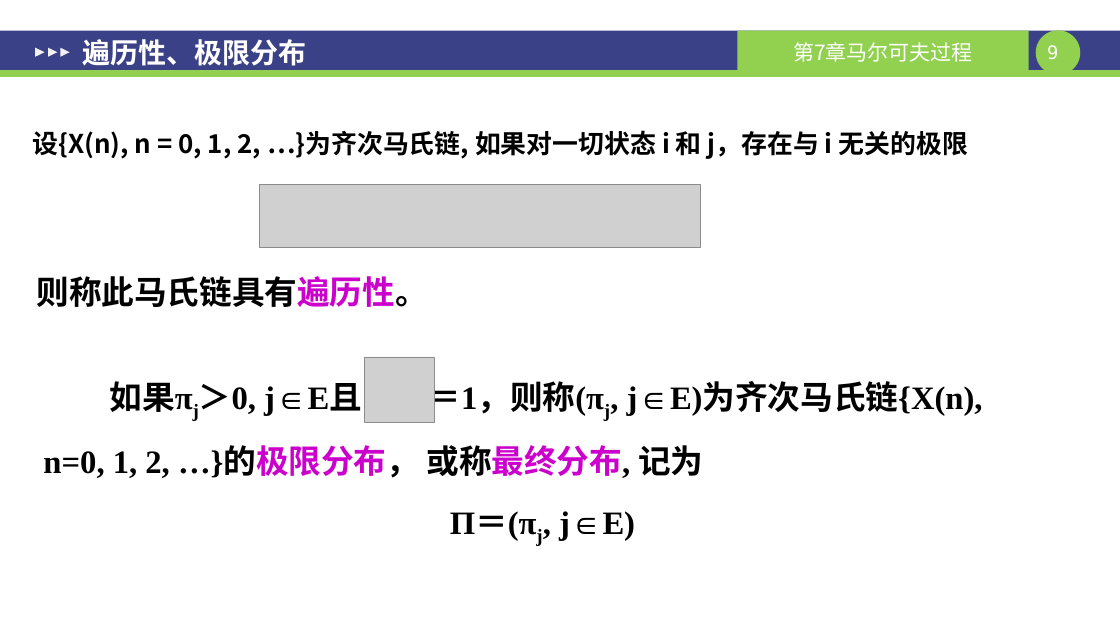
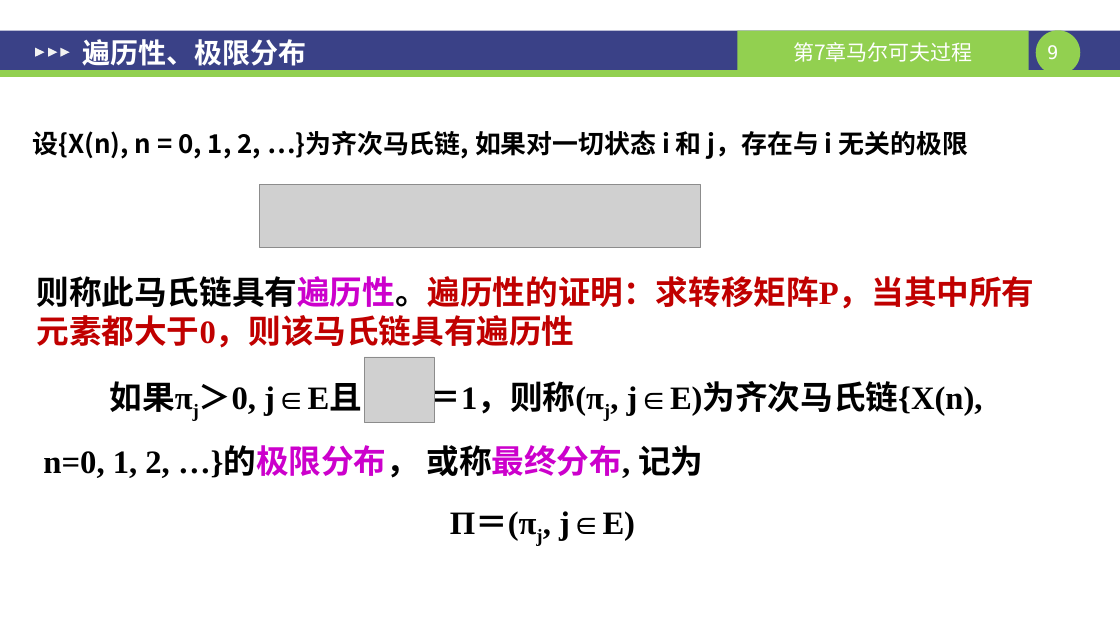
Before and after one commit to sangzige/course_resource, a slide deck: slide 9 of 随机过程/ch08-马尔可夫过程（2）.pptx. Drawn at 1120x630 pixels with LibreOffice and Linux fonts; fonts in the diff are those of the drawing; grey boxes stand for pictures. Boxes give left, top, right and bottom in pixels: in the first picture for what was removed or moved away, otherwise in the second. Text is boxed around its words. In the diff, an @@ line names an element or a change of style, - is before the commit and + after.

```diff
--- a/随机过程/ch08-马尔可夫过程（2）.pptx
+++ b/随机过程/ch08-马尔可夫过程（2）.pptx
@@ text at bbox=[37, 276, 1035, 348]: text changed; text colour #000000 to #C00000 @@
-则称此马氏链具有遍历性。
+则称此马氏链具有遍历性。遍历性的证明：求转移矩阵P，当其中所有
+元素都大于0，则该马氏链具有遍历性
```
Also in this commit, not shown: 3 other slides changed, 12 other files.
